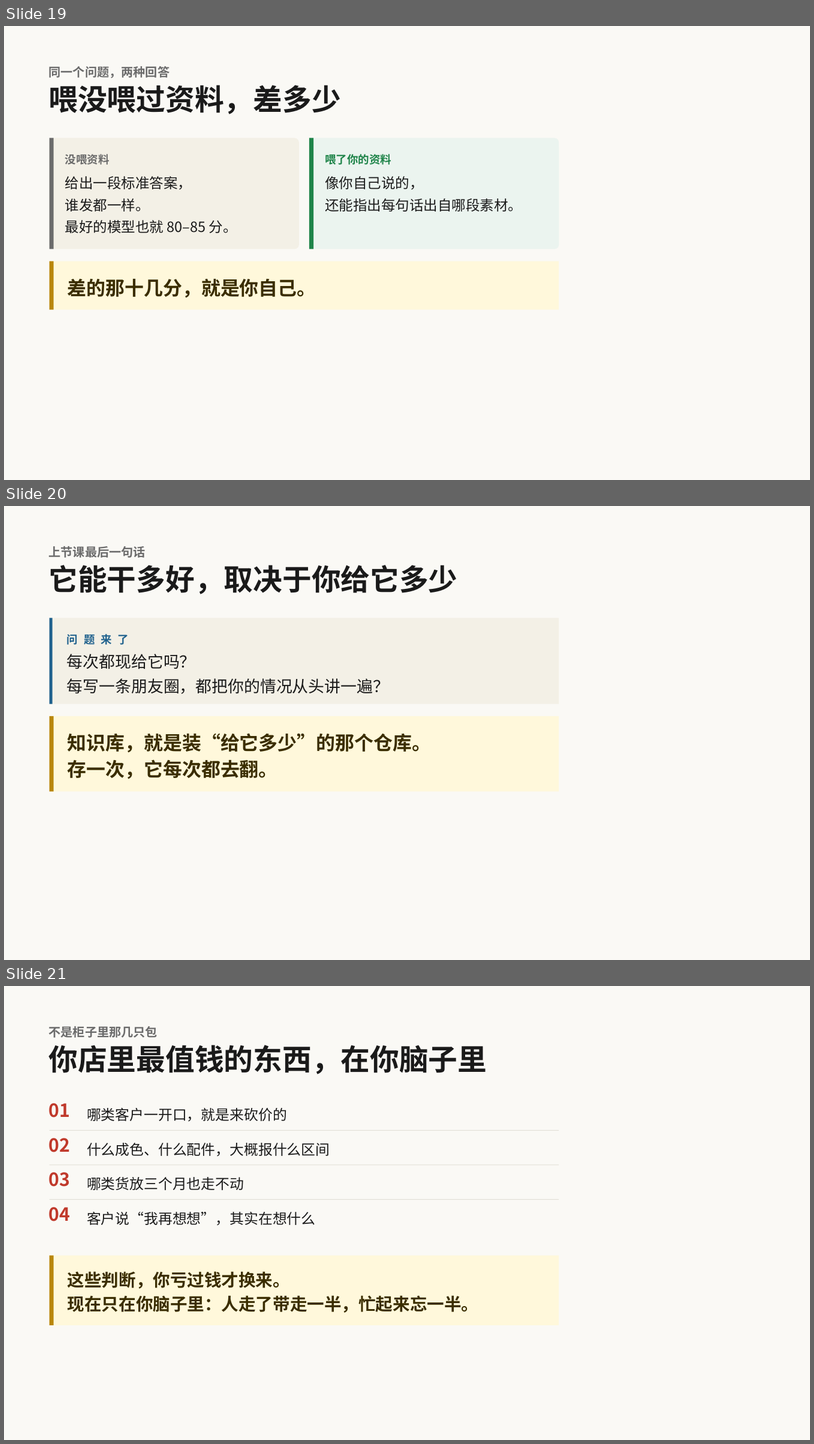
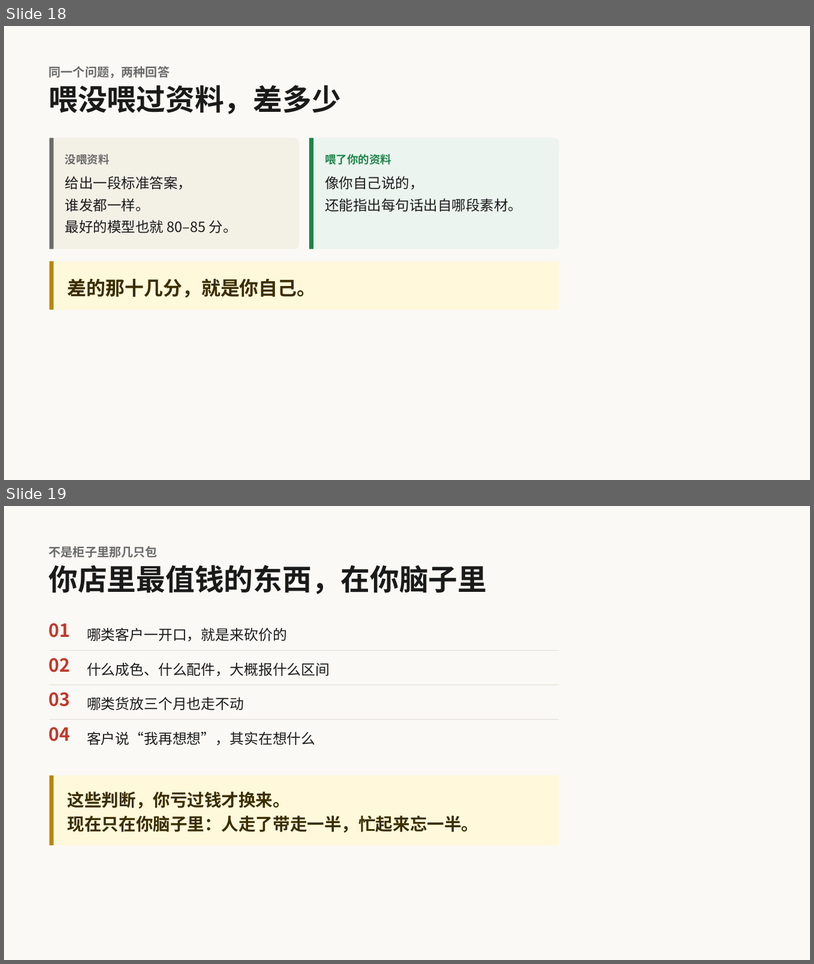
Before and after one commit to yayaaimengzhu-ops/plan, a slide deck: 11-04 先问对再让AI懂你-演示文稿·可编辑.pptx. Shown one above the other, each under a label of ours: slides 19, 20 and 21 before the commit, slides 18 and 19 after it. The pictures are 814x1444 and 814x964 pixels, drawn with LibreOffice and Linux fonts; fonts in the diff are those of the drawing. Boxes give left, top, right and bottom in pixels: in the first picture for what was removed or moved away, otherwise in the second. Text is boxed around its words. In the diff, an @@ line names an element or a change of style, - is before the commit and + after.

```diff
--- a/11-04 先问对再让AI懂你-演示文稿·可编辑.pptx
+++ b/11-04 先问对再让AI懂你-演示文稿·可编辑.pptx
@@ slide 20 removed at <box>4,506,810,960</box>, background #FAF9F5 @@
@@ text removed at <box>49,546,146,558</box> @@
-上节课最后一句话
@@ text removed at <box>49,565,458,594</box> @@
-它能干多好，取决于你给它多少
@@ rectangle removed at <box>50,618,560,704</box> @@
@@ rectangle removed at <box>50,618,53,704</box> @@
@@ text removed at <box>67,632,129,647</box> @@
-问 题 来 了
@@ text removed at <box>67,654,389,694</box> @@
-每次都现给它吗？
-每写一条朋友圈，都把你的情况从头讲一遍？
@@ rectangle removed at <box>50,716,560,792</box> @@
@@ rectangle removed at <box>50,716,54,792</box> @@
@@ text removed at <box>68,733,431,779</box> @@
-知识库，就是装“给它多少”的那个仓库。
-存一次，它每次都去翻。
@@ what was slide 19 is now slide 18 @@
@@ what was slide 21 is now slide 19 @@
```
Also in this commit, not shown: 2 slides changed, 2 other slides removed, 1 other file.
